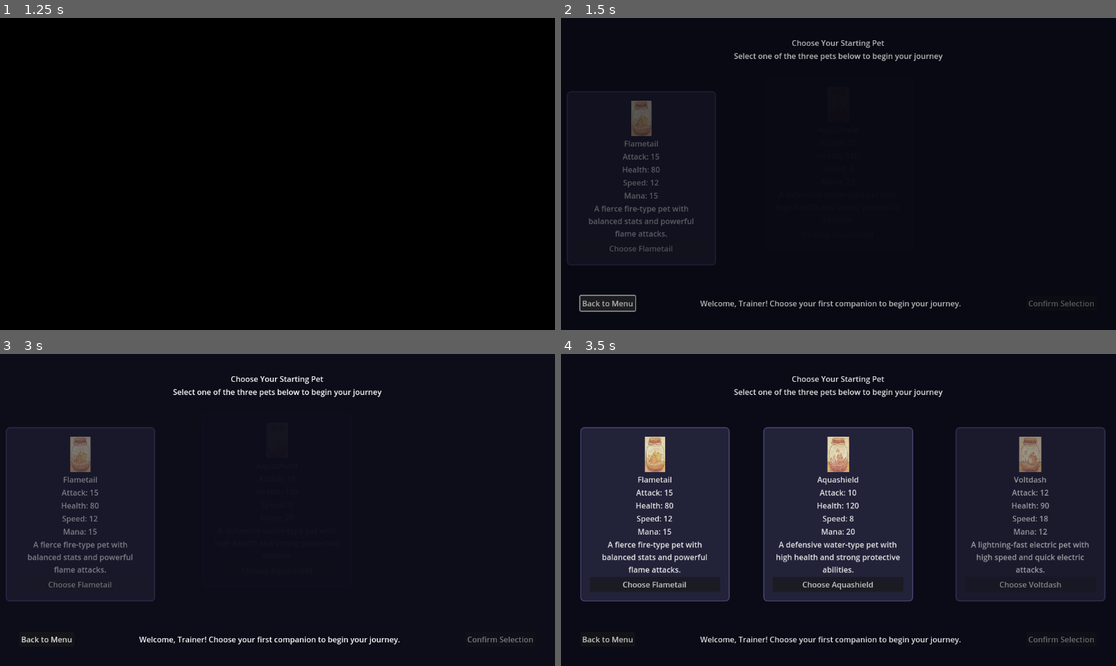
Above: before the commit, frames 1-4 (two rows, left to right).
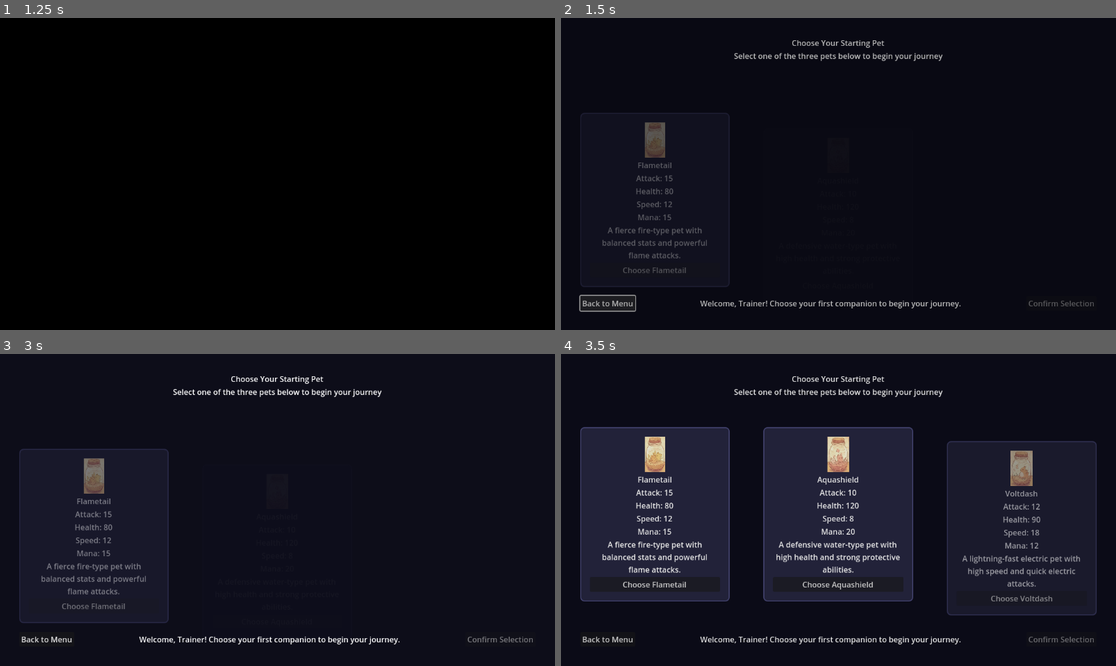
Above: after the commit, the same moments.

Repository: jwNorwood/scifi_idle
Game: Godot game, scene res://Scenes/Screens/MainMenu/MainMenu.tscn
The game is run twice, just before and just after one commit, with the same random seed, the same clock (stepped at 60 frames per second) and the same inputs. The engine's default icon, where the game draws it, is replaced by a stand-in: a white triangle on a blue panel in a dark square.
Inputs (mouse positions are in pixels of both pictures, inside the frame that each line leads up to):
- Up to frame 1 (1.25 s): click "🎮 New Game" at 0.5 s
- Up to frame 2 (1.5 s): click "Back to Menu" at 1.25 s
- Up to frame 3 (3 s): click "🎮 New Game" at 2 s; tap Enter at 2.75, 2.85 s; move the mouse to (399, 494) at 2.77 s; click (399, 494) at 2.92 s
- Up to frame 4 (3.5 s): tap Space at 3.02 s

Frame 1 is identical in both runs. In frame 2, 2.4% of the frame differs, in the area x 1-31%, y 23-87%; in frame 3, 3.0%; in frame 4, 2.7%.

Commit message:
animation

Diff:
--- a/Scenes/Screens/PetSelection/PetSelectionScreen.gd
+++ b/Scenes/Screens/PetSelection/PetSelectionScreen.gd
@@ -33,40 +33,41 @@
 	_animate_screen_entrance()
 
 func _animate_screen_entrance():
-	"""Animate the pet options sliding in for a nice entrance effect"""
+	"""Animate all pet options sliding in from bottom to top"""
 	# Wait for one frame to ensure layout is calculated
 	await get_tree().process_frame
 
 	# Store original positions
-	var pet1_original_x = pet1_option.position.x
+	var pet1_original_y = pet1_option.position.y
 	var pet2_original_y = pet2_option.position.y
-	var pet3_original_x = pet3_option.position.x
-
-	# Start with pet options slightly transparent and offset
+	var pet3_original_y = pet3_option.position.y
+
+	# Start with pet options slightly transparent and offset to bottom
 	pet1_option.modulate.a = 0.0
 	pet2_option.modulate.a = 0.0
 	pet3_option.modulate.a = 0.0
 
-	# Use offset properties for Control nodes
-	pet1_option.position.x = pet1_original_x - 50
-	pet2_option.position.y = pet2_original_y - 30
-	pet3_option.position.x = pet3_original_x + 50
-
-	# Animate them sliding in with staggered timing
+	# Move all pets down from their original positions (bottom to top animation)
+	var offset_distance = 80  # Distance to slide from
+	pet1_option.position.y = pet1_original_y + offset_distance
+	pet2_option.position.y = pet2_original_y + offset_distance
+	pet3_option.position.y = pet3_original_y + offset_distance
+
+	# Animate them sliding in from bottom with staggered timing
 	var tween = create_tween()
 	tween.set_parallel(true)
 
-	# Pet 1 slides in from left
+	# Pet 1 slides in from bottom
 	tween.tween_property(pet1_option, "modulate:a", 1.0, 0.5).set_delay(0.2)
-	tween.tween_property(pet1_option, "position:x", pet1_original_x, 0.5).set_delay(0.2)
-
-	# Pet 2 slides in from top
+	tween.tween_property(pet1_option, "position:y", pet1_original_y, 0.5).set_delay(0.2)
+
+	# Pet 2 slides in from bottom
 	tween.tween_property(pet2_option, "modulate:a", 1.0, 0.5).set_delay(0.4)
 	tween.tween_property(pet2_option, "position:y", pet2_original_y, 0.5).set_delay(0.4)
 
-	# Pet 3 slides in from right
+	# Pet 3 slides in from bottom
 	tween.tween_property(pet3_option, "modulate:a", 1.0, 0.5).set_delay(0.6)
-	tween.tween_property(pet3_option, "position:x", pet3_original_x, 0.5).set_delay(0.6)
+	tween.tween_property(pet3_option, "position:y", pet3_original_y, 0.5).set_delay(0.6)
 
 func _show_welcome_message():
 	"""Show a welcome message for new players"""
